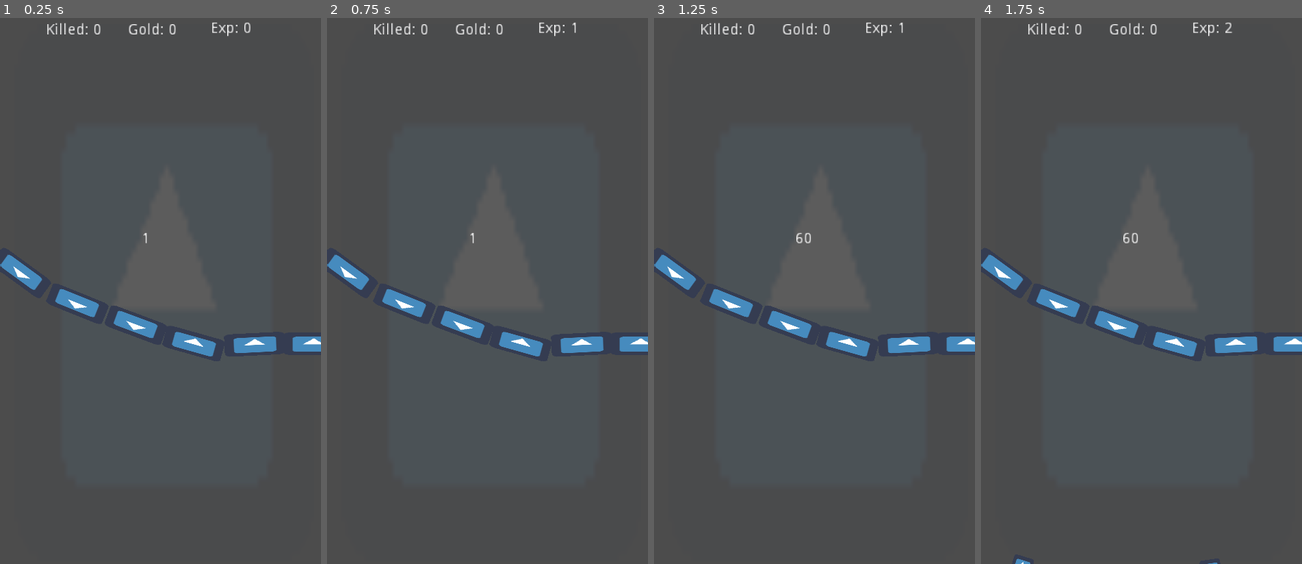
Above: before the commit, frames 1-4 (left to right).
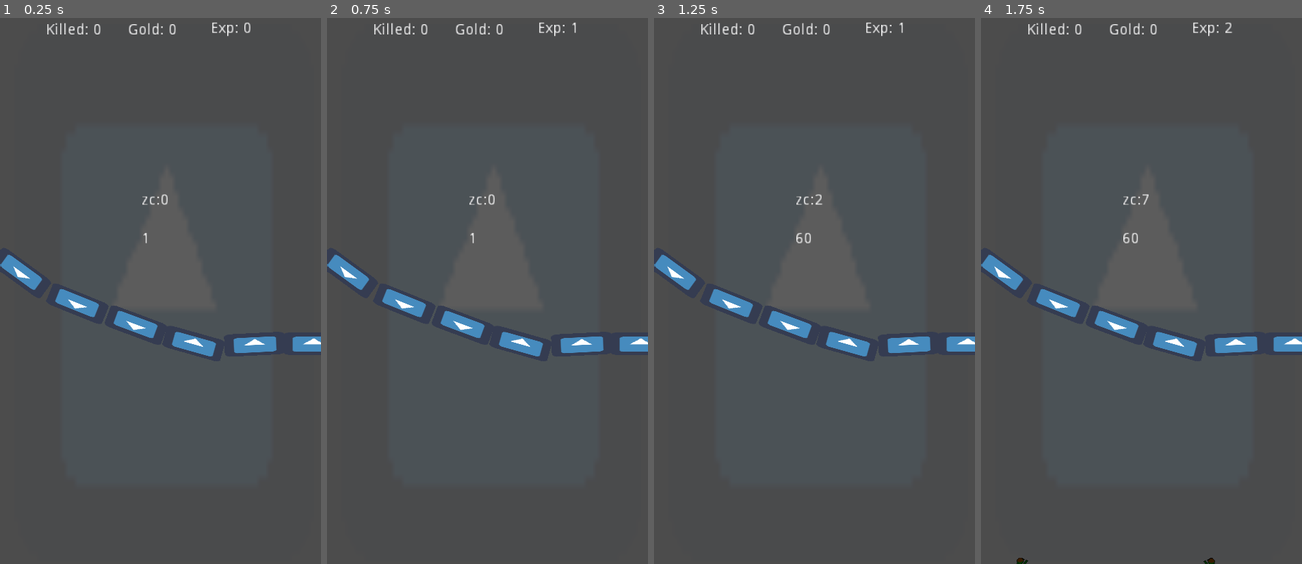
Above: after the commit, the same moments.

Repository: stranker/CLICKER_Z
Game: Godot game, scene res://Object/ClickArea.tscn
Two runs of this game, one before a commit and one after it. Both use one fixed random seed, a clock stepped at 60 frames per second and the inputs below. The engine's default icon, where the game draws it, is replaced by a stand-in: a white triangle on a blue panel in a dark square.
Inputs (mouse positions are in pixels of both pictures, inside the frame that each line leads up to):
- Up to frame 1 (0.25 s): no input
- Up to frame 2 (0.75 s): tap Enter at 0.5 s; move the mouse to (487, 296) at 0.52 s; click (487, 296) at 0.67 s
- Up to frame 3 (1.25 s): no input
- Up to frame 4 (1.75 s): tap Space at 1.25 s; move the mouse to (1077, 318) at 1.27 s; click (1077, 318) at 1.42 s

The runs differ from the first frame. In frame 1, less than 0.1% of the frame differs, in the area x 44-53%, y 32-35%; in frame 2, less than 0.1%; in frame 3, less than 0.1%; in frame 4, 0.1%, in the area x 10-74%, y 32-100%.

Commit message:
Add sprite zombi + conteo zombi

Diff:
--- a/Object/ClickArea.tscn
+++ b/Object/ClickArea.tscn
@@ -28,6 +28,7 @@
 	$GUI/Gold.text = \"Gold: \"+str(Global.GOLD)
 	$GUI/Exp.text = \"Exp: \"+str(Global.EXP)
 	$GUI/FPS.text = str(Performance.get_monitor(Performance.TIME_FPS))
+	$\"GUI/Z COUNT\".text = \"zc:\"+str(Global.zombie_count)
 	pass
 
 func _on_Area_input_event(viewport, event, shape_idx):
@@ -55,7 +56,7 @@
 custom_solver_bias = 0.0
 extents = Vector2( 16.595, 8.47007 )
 
-[node name="ClickArea" type="Node2D"]
+[node name="ClickArea" type="Node2D" index="0"]
 
 script = SubResource( 1 )
 
@@ -140,7 +141,7 @@
 
 [node name="Player" type="Position2D" parent="." index="4"]
 
-position = Vector2( 316.456, 246.916 )
+position = Vector2( 301.277, 516.345 )
 
 [node name="GUI" type="CanvasLayer" parent="." index="5"]
 
@@ -238,6 +239,28 @@
 max_lines_visible = -1
 _sections_unfolded = [ "Rect" ]
 
+[node name="Z COUNT" type="Label" parent="GUI" index="4"]
+
+anchor_left = 0.0
+anchor_top = 0.0
+anchor_right = 0.0
+anchor_bottom = 0.0
+margin_left = 263.0
+margin_top = 331.0
+margin_right = 303.0
+margin_bottom = 345.0
+rect_scale = Vector2( 2, 2 )
+rect_pivot_offset = Vector2( 0, 0 )
+rect_clip_content = false
+mouse_filter = 2
+mouse_default_cursor_shape = 0
+size_flags_horizontal = 1
+size_flags_vertical = 4
+percent_visible = 1.0
+lines_skipped = 0
+max_lines_visible = -1
+_sections_unfolded = [ "Rect" ]
+
 [connection signal="input_event" from="Area" to="." method="_on_Area_input_event"]
 
 [connection signal="timeout" from="Rage" to="." method="_on_Rage_timeout"]
--- a/Object/Z.tscn
+++ b/Object/Z.tscn
@@ -1,13 +1,13 @@
 [gd_scene load_steps=4 format=2]
 
-[ext_resource path="res://icon.png" type="Texture" id=1]
+[ext_resource path="res://Sprite/Zombi.png" type="Texture" id=1]
 
 [sub_resource type="GDScript" id=1]
 
 resource_name = "Zombie.gd"
 script/source = "extends RigidBody2D
 
-const WALK = 20
+var WALK = 30
 var player = Global.player_pos
 var direction = Vector2()
 var life = 2
@@ -15,13 +15,13 @@
 
 func _ready():
 	direction = (player-global_position).normalized()
-	hide()
 	pass
 
 func _integrate_forces(state):
+	if direction.x > 0:
+		$Sprite.flip_h = true
 	direction = (player-global_position).normalized()
-	set_axis_velocity(direction*Vector2(WALK,WALK))
-	look_at(player)
+	set_axis_velocity(direction*WALK)
 	pass
 
 func get_damage(dmg):
@@ -34,32 +34,28 @@
 		Global.GOLD += gold
 		Global.zombie_count -= 1
 	pass
-
-func _on_VisibilityNotifier2D_screen_entered():
-	show()
-	pass # replace with function body
 "
 _sections_unfolded = [ "Resource" ]
 
 [sub_resource type="CapsuleShape2D" id=2]
 
 custom_solver_bias = 0.0
-radius = 18.734
+radius = 14.2462
 height = 5.13605
 
-[node name="Z" type="RigidBody2D" index="0"]
+[node name="Z" type="RigidBody2D"]
 
 input_pickable = false
 collision_layer = 3
 collision_mask = 3
-mode = 0
+mode = 2
 mass = 1.02041e-05
 friction = 1.0
 bounce = 0.0
-gravity_scale = 0.0
+gravity_scale = 5.0
 custom_integrator = true
 continuous_cd = 0
-contacts_reported = 1
+contacts_reported = 0
 contact_monitor = false
 sleeping = false
 can_sleep = true
@@ -68,21 +64,14 @@
 angular_velocity = 0.0
 angular_damp = -1.0
 script = SubResource( 1 )
-_sections_unfolded = [ "Collision", "collision" ]
+_sections_unfolded = [ "collision" ]
 
 [node name="Sprite" type="Sprite" parent="." index="0"]
 
-rotation = 1.5708
-scale = Vector2( 0.6, 0.6 )
 texture = ExtResource( 1 )
 _sections_unfolded = [ "Transform" ]
 
 [node name="CollisionShape2D" type="CollisionShape2D" parent="." index="1"]
 
+position = Vector2( 1.62795, -0.155176 )
 shape = SubResource( 2 )
-
-[node name="VisibilityNotifier2D" type="VisibilityNotifier2D" parent="." index="2"]
-
-rect = Rect2( -10, -10, 20, 20 )
-
-[connection signal="screen_entered" from="VisibilityNotifier2D" to="." method="_on_VisibilityNotifier2D_screen_entered"]
Binary file added: Sprite/Zombi.png
Not shown, added: Sprite/Zombi.png.import
